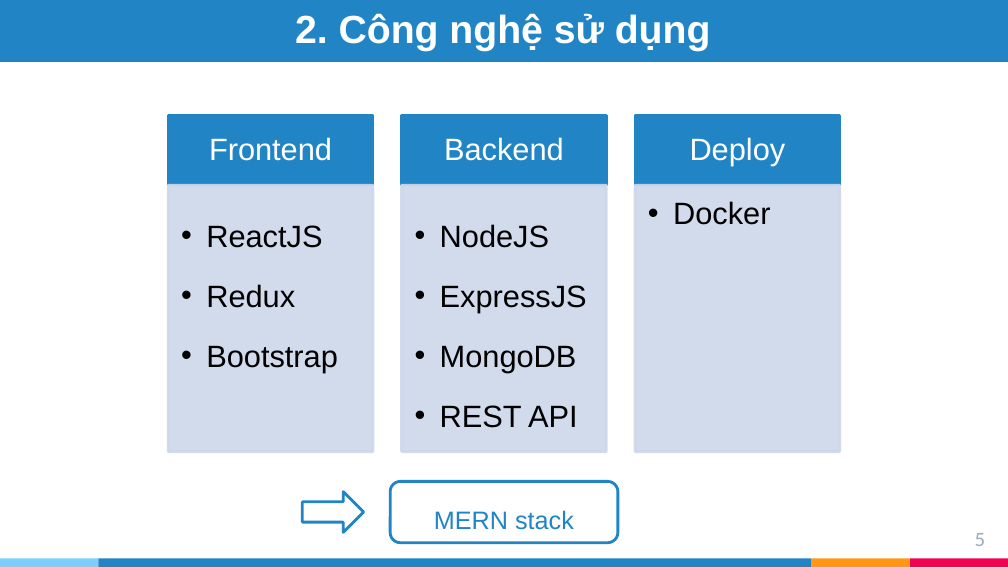
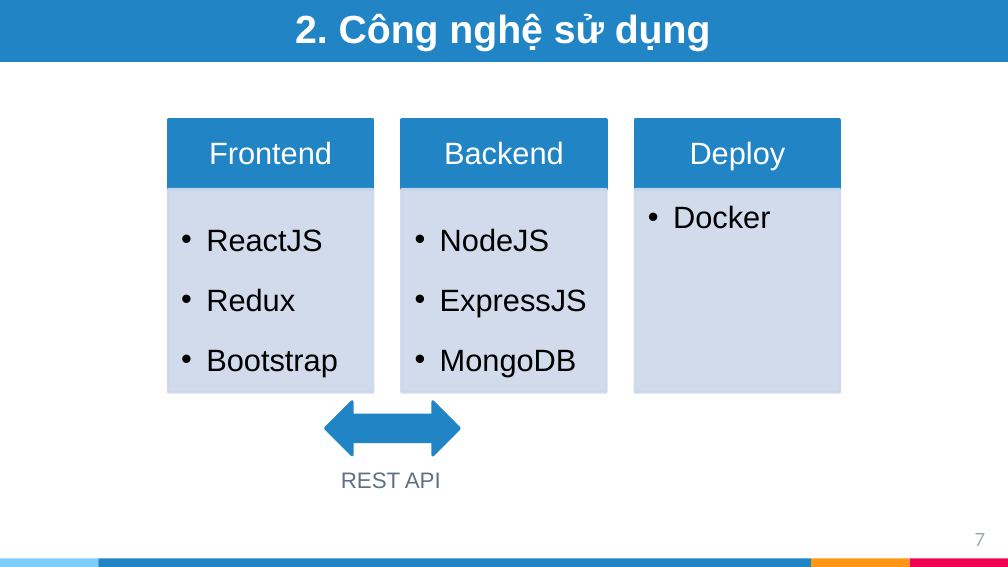
Before and after one commit to tranphuongthao2405/finalproject, a slide deck: slide 7 of report/slide ĐATN - Trần Phương Thảo - 20173383.pptx (slide 5 before the commit). Drawn at 1008x567 pixels with LibreOffice and Linux fonts; fonts in the diff are those of the drawing. Boxes give left, top, right and bottom in pixels: in the first picture for what was removed or moved away, otherwise in the second. Text is boxed around its words. In the diff, an @@ line names an element or a change of style, - is before the commit and + after.

```diff
--- a/report/slide ĐATN - Trần Phương Thảo - 20173383.pptx
+++ b/report/slide ĐATN - Trần Phương Thảo - 20173383.pptx
@@ 3 texts, 3 rectangles: place and size @@
-3 texts, 3 rectangles at [168, 115, 840, 184]
+3 texts, 3 rectangles at [168, 119, 840, 188]
@@ text "ReactJS": place and size @@
-text "ReactJS" at [206, 225, 338, 372]
+text "ReactJS" at [206, 229, 338, 377]
@@ rectangle: place and size @@
-rectangle at [168, 185, 373, 452]
+rectangle at [168, 190, 373, 392]
@@ rectangle: place and size @@
-rectangle at [401, 185, 606, 452]
+rectangle at [401, 190, 606, 392]
@@ text "Docker": place and size @@
-text "Docker" at [673, 201, 770, 225]
+text "Docker" at [673, 205, 770, 229]
@@ rectangle: place and size @@
-rectangle at [635, 185, 840, 452]
+rectangle at [635, 190, 840, 392]
@@ left right arrow added at [326, 401, 460, 455], fill #2185C5, outline #2185C5 2 pt @@
@@ text at [440, 405, 578, 428]: paragraph removed @@
-  •• REST API
@@ text added at [341, 472, 441, 488], 16 pt, text #617181 @@
+REST API
@@ right arrow removed at [302, 492, 364, 532] @@
@@ rounded rectangle removed at [390, 482, 618, 543] @@
-MERN stack
@@ page number at [975, 533, 986, 546]: text changed @@
-5
+7
```
Also in this commit, not shown: 9 other slides changed, 4 slides added, 2 slides removed, 1 other file.
